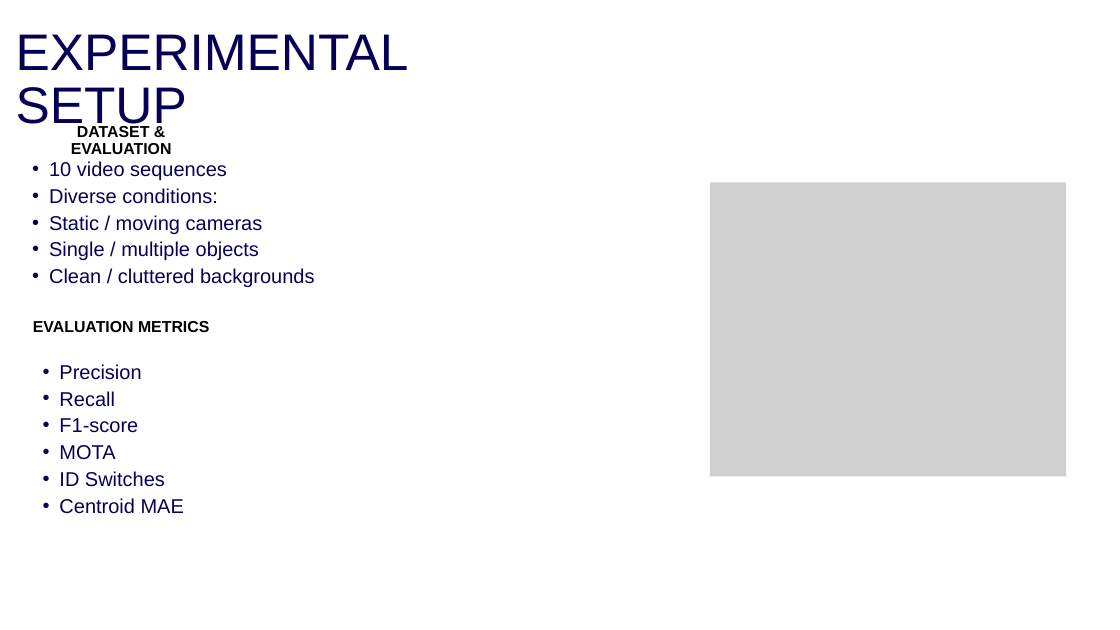
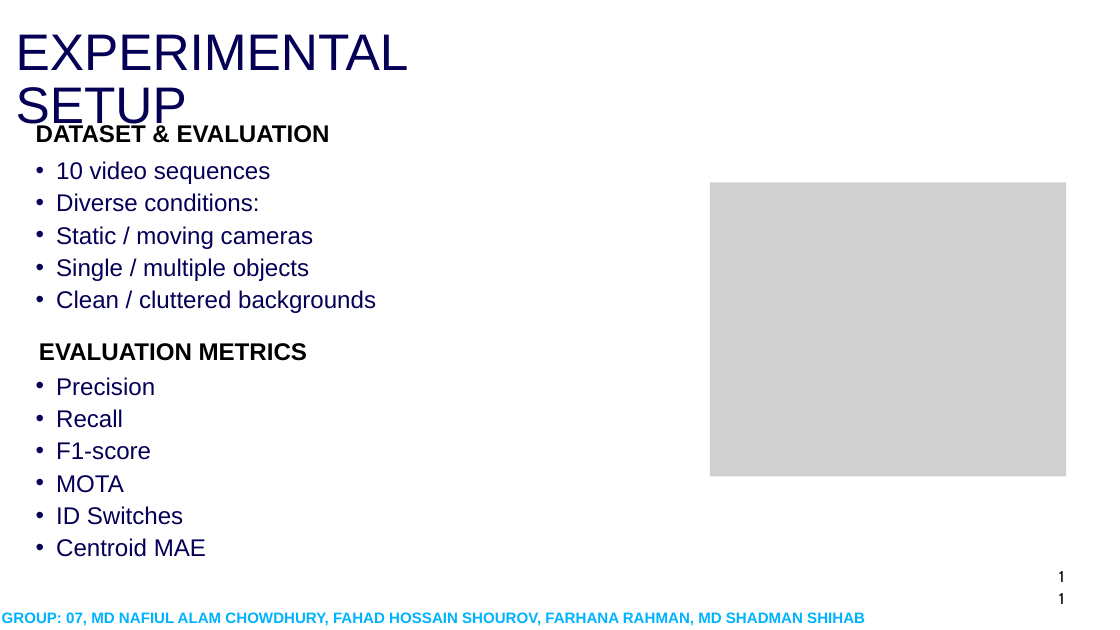
Before and after one commit to cyanide10/cse445project, a slide deck: slide 11 of other/445presentation.pptx (slide 8 before the commit). Drawn at 1120x630 pixels with LibreOffice and Linux fonts; fonts in the diff are those of the drawing; grey boxes stand for pictures. Boxes give left, top, right and bottom in pixels: in the first picture for what was removed or moved away, otherwise in the second. Text is boxed around its words. In the diff, an @@ line names an element or a change of style, - is before the commit and + after.

```diff
--- a/other/445presentation.pptx
+++ b/other/445presentation.pptx
@@ text "DATASET & EVALUATION" at [36,123,330,143]: size 20.4 to 31 pt; line spacing 21.3pt to 32.2pt @@
@@ text "10 video sequences" at [56,161,376,313]: size 25.7 to 31 pt; indent changed; line spacing 34.4pt to 41.5pt @@
@@ text "EVALUATION METRICS" at [39,343,307,361]: size 20.4 to 31 pt; line spacing 21.3pt to 32.2pt @@
@@ text "EVALUATION METRICS": place and size @@
-text "EVALUATION METRICS" at [33,321,209,332]
+text "EVALUATION METRICS" at [39,343,307,361]
@@ text "Precision" at [56,377,206,557]: size 25.7 to 31 pt; indent changed; line spacing 34.4pt to 41.5pt @@
@@ text "Precision": place and size @@
-text "Precision" at [59,364,184,514]
+text "Precision" at [56,377,206,557]
@@ text added at [1057,564,1067,576], 20 pt, text #000000 @@
+11
@@ text added at [2,612,865,626], 19.4 pt, text gradient #00B3FF to #3A459B, bold @@
+GROUP: 07, MD NAFIUL ALAM CHOWDHURY, FAHAD HOSSAIN SHOUROV, FARHANA RAHMAN, MD SHADMAN SHIHAB
```
Also in this commit, not shown: 11 other slides changed, 5 slides added, 1 slide removed.
